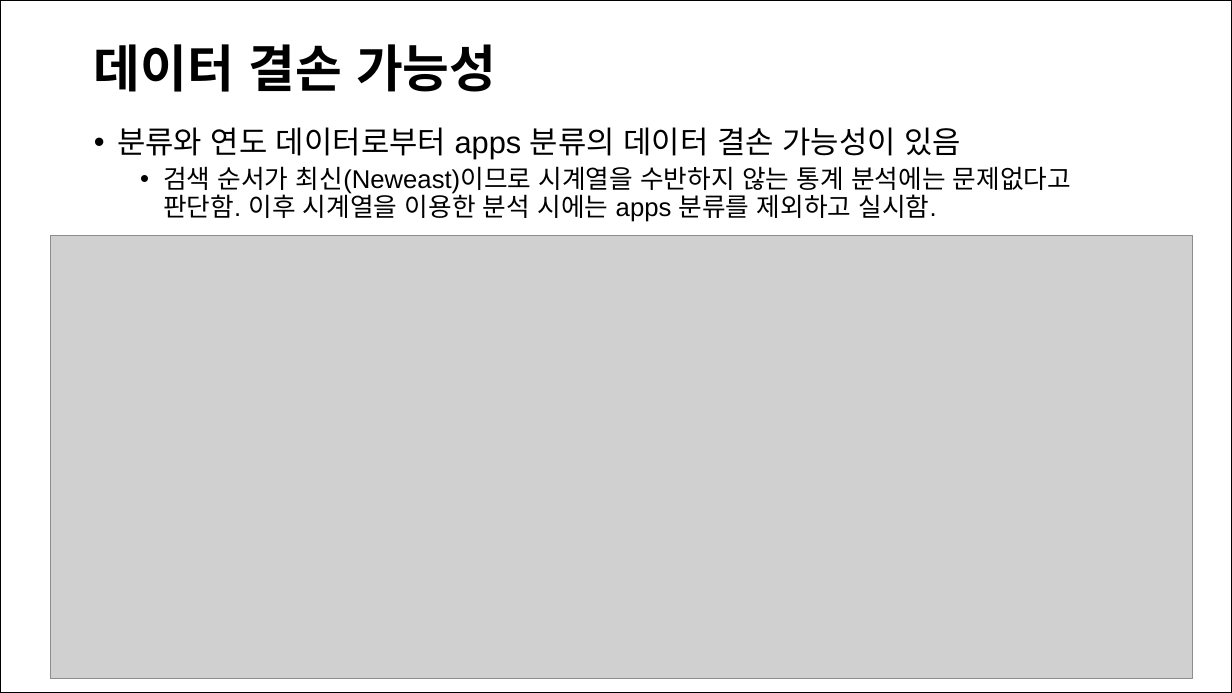
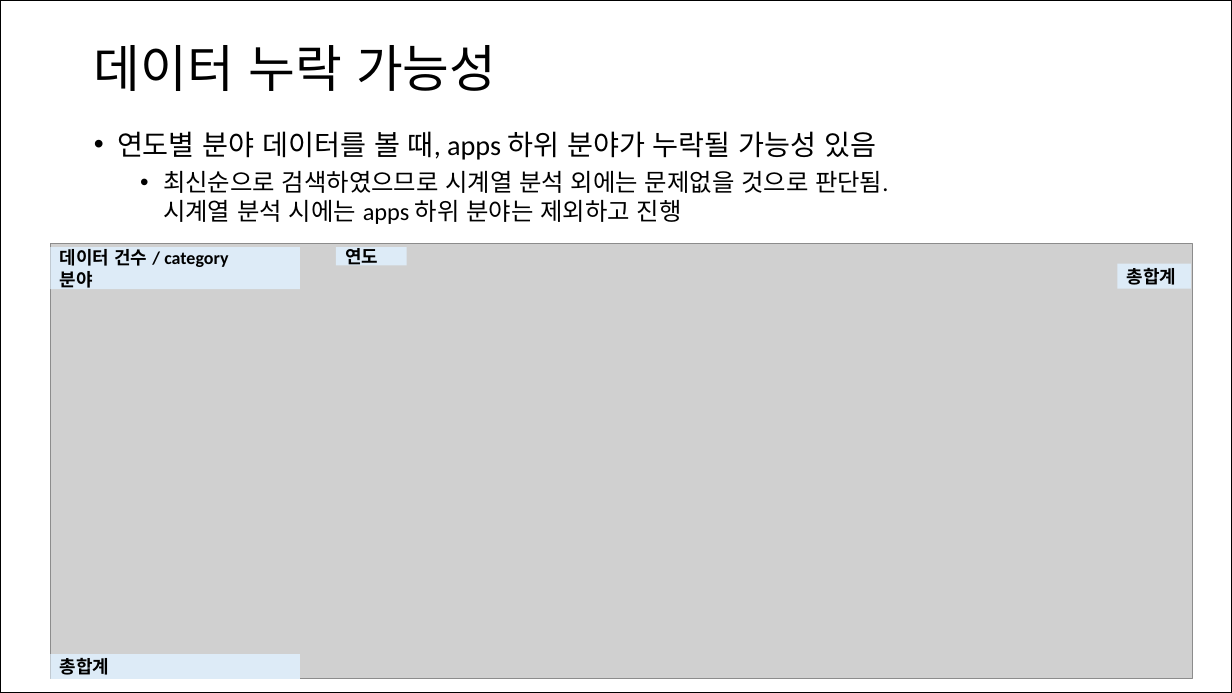
Before and after one commit to oreilly-japan/ml-at-work, a slide deck: slide 3 of chap09/kickstarter_slide.pptx. Drawn at 1232x693 pixels with LibreOffice and Linux fonts; fonts in the diff are those of the drawing; grey boxes stand for pictures. Boxes give left, top, right and bottom in pixels: in the first picture for what was removed or moved away, otherwise in the second. Text is boxed around its words. In the diff, an @@ line names an element or a change of style, - is before the commit and + after.

```diff
--- a/chap09/kickstarter_slide.pptx
+++ b/chap09/kickstarter_slide.pptx
@@ title at box(94, 45, 496, 91): text changed; font Arial to Calibri; bold off @@
-데이터 결손 가능성
+데이터 누락 가능성
@@ text at box(117, 131, 888, 224): text changed; size 20 to 19 pt; font Arial to Calibri @@
-• 분류와 연도 데이터로부터 apps 분류의 데이터 결손 가능성이 있음
-  • 검색 순서가 최신(Neweast)이므로 시계열을 수반하지 않는 통계 분석에는 문제없다고 판단함. 이후 시계열을 이용한 분석 시에는 apps 분류를 제외하고 실시함.
+• 연도별 분야 데이터를 볼 때, apps 하위 분야가 누락될 가능성 있음
+  • 최신순으로 검색하였으므로 시계열 분석 외에는 문제없을 것으로 판단됨.
+    시계열 분석 시에는 apps 하위 분야는 제외하고 진행
@@ picture: place and size @@
-picture at box(51, 236, 1193, 678)
+picture at box(51, 243, 1193, 679)
@@ rectangle added at box(51, 247, 300, 289), fill #DDEBF7, 14 pt, text #000000, bold @@
+데이터 건수 / category
+분야
@@ rectangle added at box(336, 247, 408, 265), fill #DDEBF7, 14 pt, text #000000, bold @@
+연도
@@ rectangle added at box(1117, 263, 1190, 288), fill #DDEBF7, 14 pt, text #000000, bold @@
+총합계
@@ rectangle added at box(51, 654, 300, 679), fill #DDEBF7, 14 pt, text #000000, bold @@
+총합계
```
Also in this commit, not shown: 12 other slides changed, 6 slides added, 6 slides removed, 8 other files.
